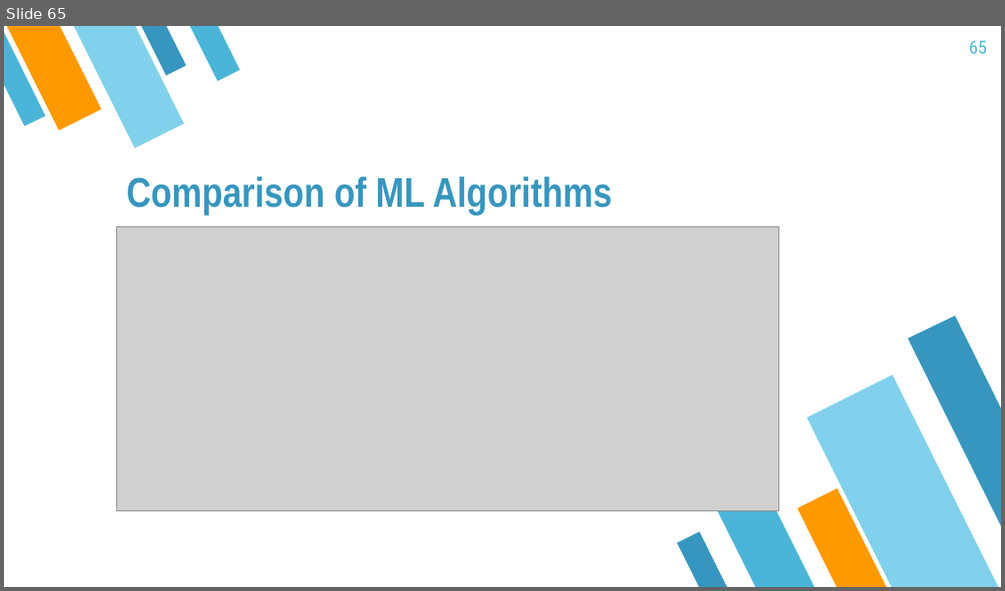
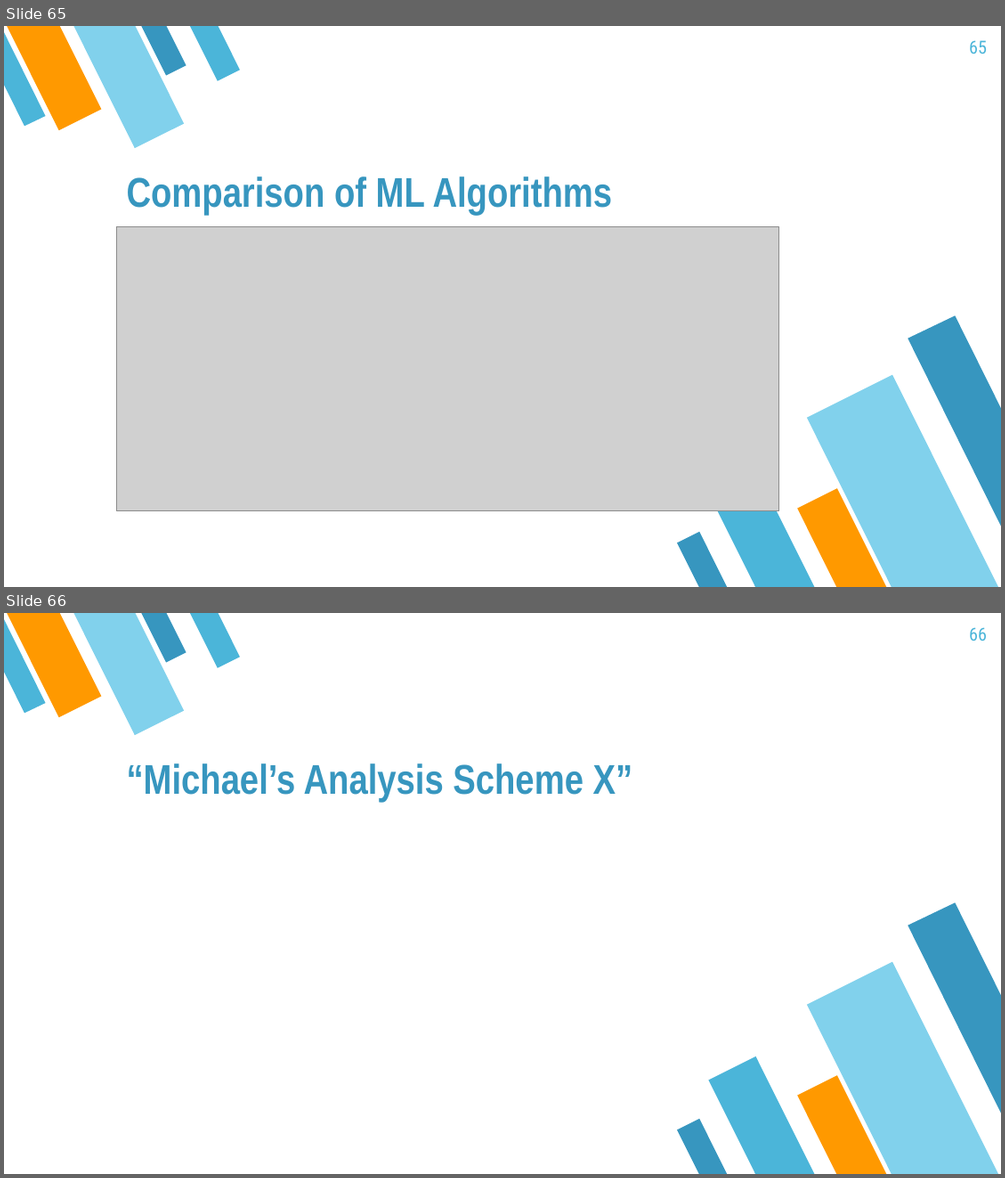
Before and after one commit to mayer79/ml_lecture, a slide deck: slides/ML_Lecture.pptx. Shown one above the other, each under a label of ours: slide 65 before the commit, slides 65 and 66 after it. The pictures are 1005x591 and 1005x1178 pixels, drawn with LibreOffice and Linux fonts; fonts in the diff are those of the drawing; grey boxes stand for pictures. Boxes give left, top, right and bottom in pixels: in the first picture for what was removed or moved away, otherwise in the second. Text is boxed around its words. In the diff, an @@ line names an element or a change of style, - is before the commit and + after.

Commit message:
add Michael's analysis scheme X

```diff
--- a/slides/ML_Lecture.pptx
+++ b/slides/ML_Lecture.pptx
@@ slide 66 added at (x1=4, y1=613, x2=1001, y2=1174), background #FFFFFF; not listed: 10 template elements that a slide beside it also shows @@
@@ page number added at (x1=969, y1=627, x2=987, y2=641), 13 pt, text #4BB5D9 @@
+66
@@ title added at (x1=127, y1=763, x2=633, y2=803), 30 pt, text #3796BF, bold @@
+“Michael’s Analysis Scheme X”
```
Also in this commit, not shown: 4 other files.
